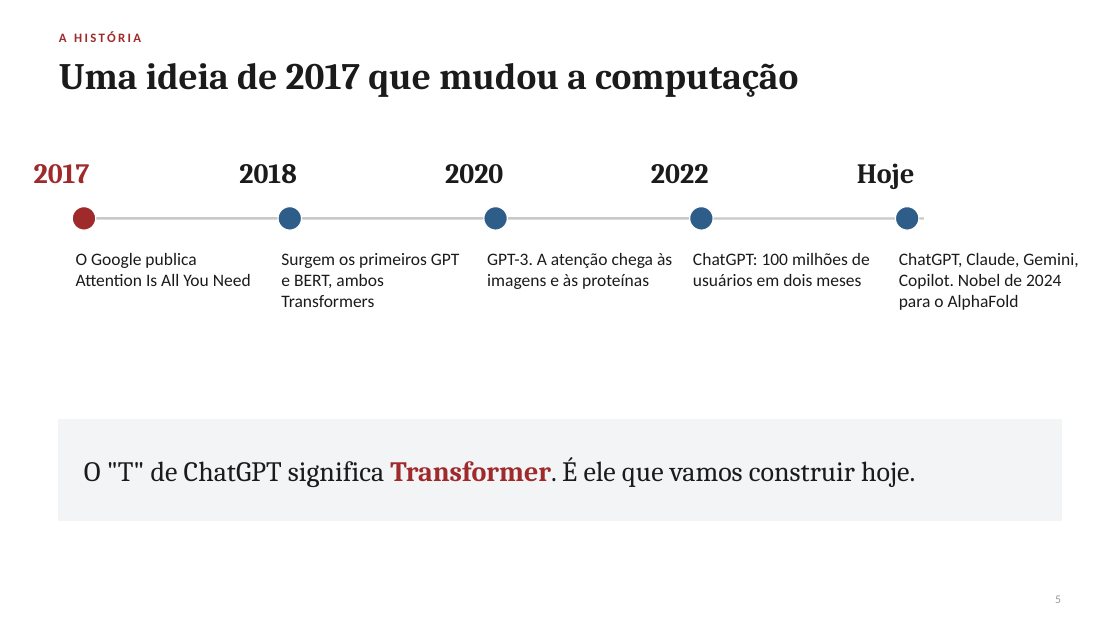
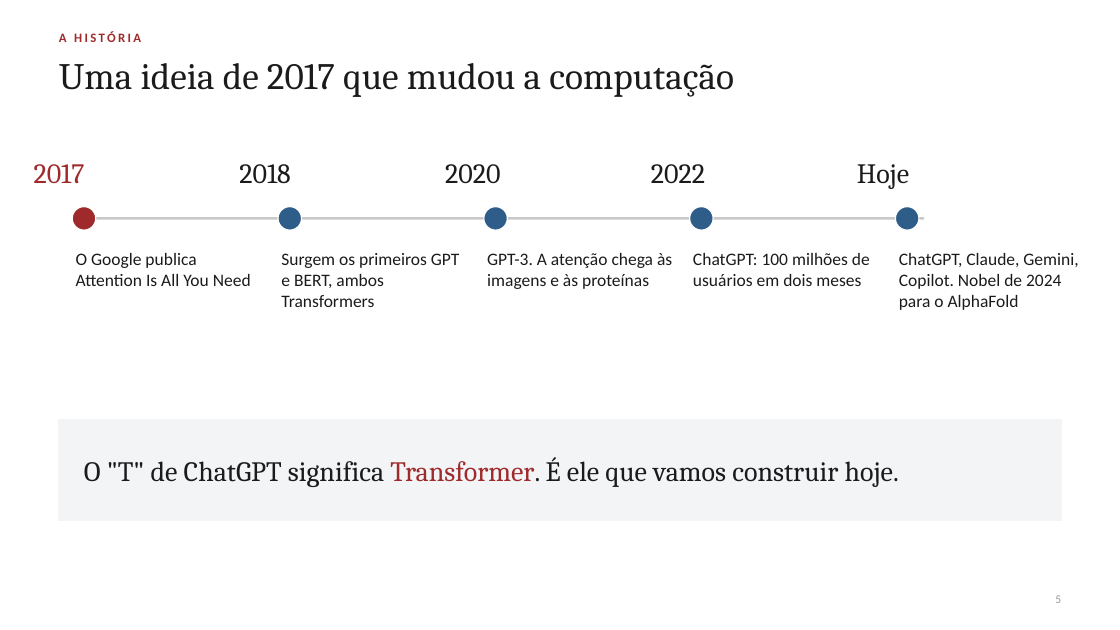
Before and after one commit to giovannibragasv/transformer-do-zero, a slide deck: slide 5 of slides/attention_workshop.pptx. Drawn at 1120x630 pixels with LibreOffice and Linux fonts; fonts in the diff are those of the drawing. Boxes give left, top, right and bottom in pixels: in the first picture for what was removed or moved away, otherwise in the second. Text is boxed around its words. In the diff, an @@ line names an element or a change of style, - is before the commit and + after.

```diff
--- a/slides/attention_workshop.pptx
+++ b/slides/attention_workshop.pptx
@@ bold off in 6 elements at [34,164,85,183], [239,164,290,184], [445,164,500,184], [651,164,705,183], [857,164,909,189], [59,63,734,97] @@
@@ text "O "T" de ChatGPT significa ..." at [84,457,899,487]: bold off in "Transformer." @@
```
Also in this commit, not shown: 24 other slides changed, 5 other files.
